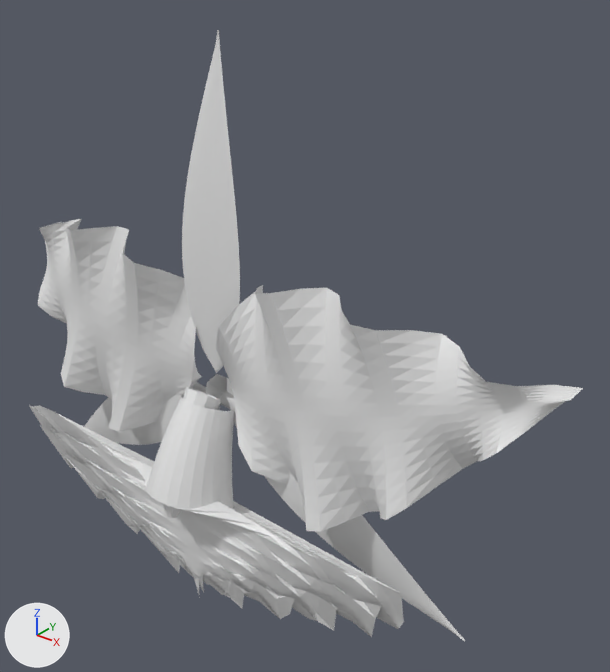
The OBJ model models/cattleya_trianae.obj as it was, and as the next commit left it.
One viewpoint serves both versions: a camera (50 mm lens) standing at (105.7, -104.0, 82.5) and looking at (7.4, 18.8, 6.3). Lighting does not change. The marker at lower left points along +X, +Y and +Z. The picture after the commit comes second. Where no turn or scale is listed for an object, it has been applied to the vertices. Vertices at exactly the same position are counted once.

Objects in the first picture: 'cattleya_trianae'.
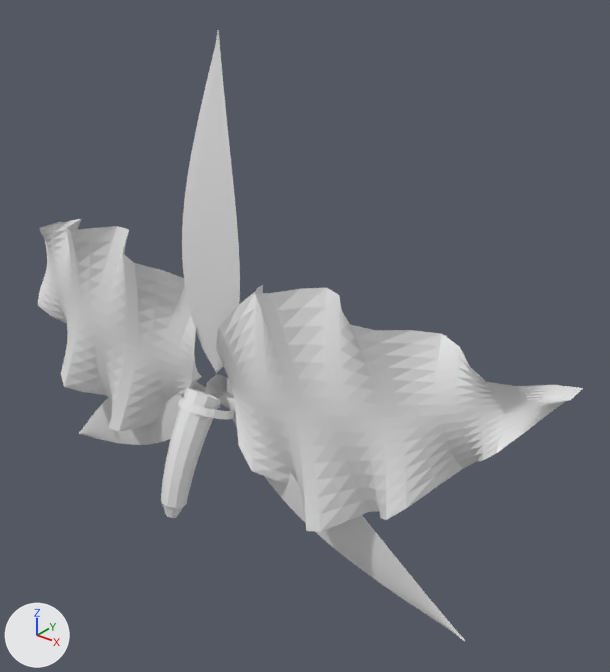
What differs and where, as boxes (x1, y1, x2, y2) in the pictures (610 x 672 px):
'cattleya_trianae', reshaped: before (29, 30, 583, 641); after (38, 30, 583, 641)
part 1 of me_cattleya_trianae, deleted: before (29, 405, 404, 637)

What the commit changed:
me_cattleya_trianae is used by ob_cattleya_trianae; location (0.0, 0.0, 0.0).
me_cattleya_trianae had 2182 vertices, 4000 faces and spanned x -67.0..67.0, y -17.7..46.5, z -48.9..66.7.
me_cattleya_trianae now has 1469 vertices, 2884 faces and spans x -67.0..67.0, y -15.9..46.5, z -35.7..66.7.
me_cattleya_trianae part 1: 713 vertices removed from x -51.6..51.6, y -17.7..1.6, z -48.9..-2.7.
